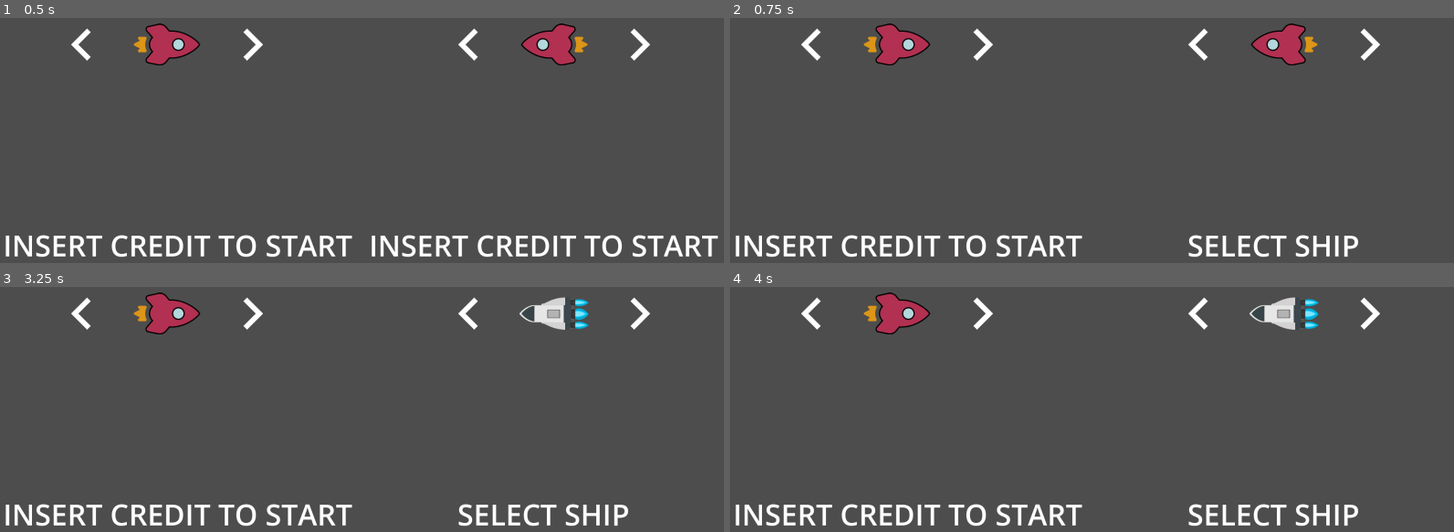
Above: before the commit, frames 1-4 (two rows, left to right).
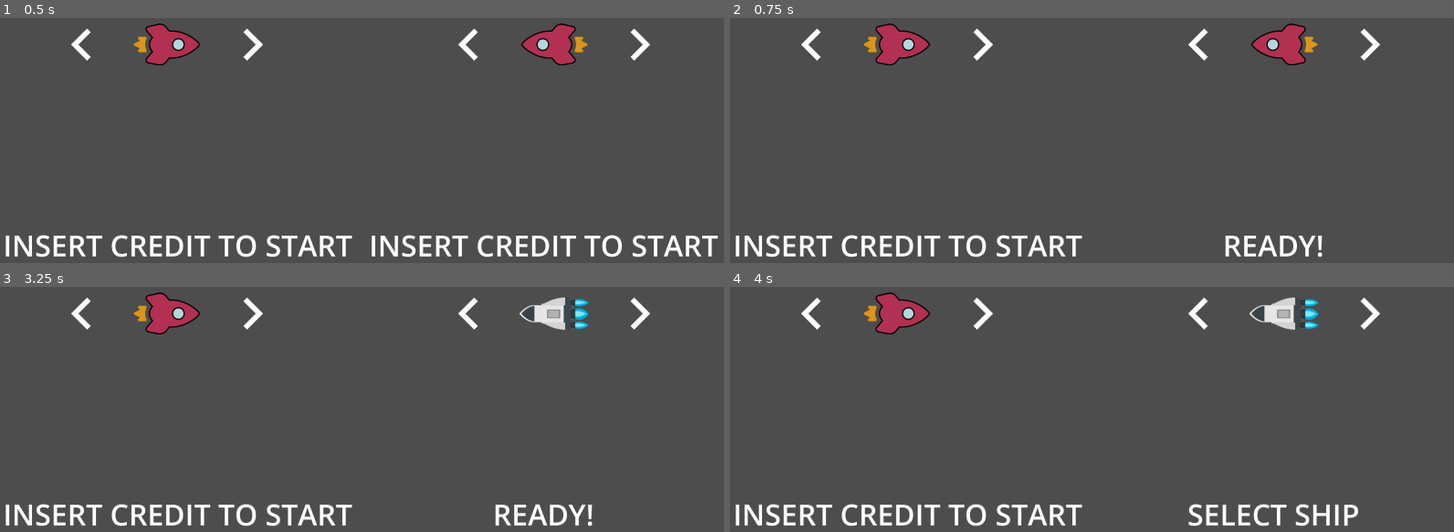
Above: after the commit, the same moments.

Repository: RajwolChapagain/Arcade-Game
Game: Godot game, scene res://UI/main_menu.tscn
The game is run twice, just before and just after one commit, with the same random seed, the same clock (stepped at 60 frames per second) and the same inputs. This scene is started directly instead of the project's main scene.
Inputs:
- Up to frame 1 (0.5 s): no input
- Up to frame 2 (0.75 s): tap Enter (p2_insert_coin, bound only after the commit) at 0.5 s; hold Up (p2_fire) from 0.53 s (still down)
- Up to frame 3 (3.25 s): tap Enter (p2_insert_coin, bound only after the commit) at 0.8, 1.35, 2 s; tap Space at 1.25, 2.75 s; release Up (p2_fire) at 1.28 s; tap A (p2_left) at 1.55 s; hold A (p2_left) 2.03-2.78 s; tap D (p2_right) at 2.3, 2.85 s; tap Up (p2_fire) at 3.05 s
- Up to frame 4 (4 s): tap Enter (p2_insert_coin, bound only after the commit) at 3.5, 3.8 s; hold Up (p2_fire) from 3.53 s (still down)

Frame 1 is identical in both runs. In frame 2, 1.2% of the frame differs, in the area x 63-87%, y 88-98%; in frame 3, 1.2%; in frame 4, nothing differs.

Commit message:
Disallow ship selection after being ready
Unless you insert another credit

Diff:
--- a/UI/main_menu.gd
+++ b/UI/main_menu.gd
@@ -21,16 +21,16 @@
 
 func _input(event):
 	if event.is_action_pressed("p1_left"):
-		if player1_inserted_coin:
+		if player1_inserted_coin and !player1_ready:
 			left_pointer -= 1
 	if event.is_action_pressed("p1_right"):
-		if player1_inserted_coin:
+		if player1_inserted_coin and !player1_ready:
 			left_pointer += 1
 	if event.is_action_pressed("p2_left"):
-		if player2_inserted_coin:
+		if player2_inserted_coin and !player2_ready:
 			right_pointer -= 1
 	if event.is_action_pressed("p2_right"):
-		if player2_inserted_coin:
+		if player2_inserted_coin and !player2_ready:
 			right_pointer += 1
 
 	if event.is_action_pressed("p1_insert_coin"):
@@ -39,8 +39,11 @@
 		on_player_insert_coin(2)
 
 	if event.is_action_pressed("p1_fire"):
-		if !player1_inserted_coin:
-			return
+		if player1_inserted_coin:
+			make_player_ready(1)
+	if event.is_action_pressed("p2_fire"):
+		if player2_inserted_coin:
+			make_player_ready(2)
 
 func set_sprite(player, sprite : Texture2D):
 	var ship_sprite = $Selection/LeftItems/LeftShip if player == 1 else $Selection/RightItems/RightShip
@@ -49,12 +52,18 @@
 func on_player_insert_coin(player):
 	if player == 1:
 		player1_inserted_coin = true
+		player1_ready = false
 	elif player == 2:
 		player2_inserted_coin = true
+		player2_ready = false
 
 	set_prompt(player, "SELECT SHIP")
 
 func make_player_ready(player):
+	if player == 1:
+		player1_ready = true
+	elif player == 2:
+		player1_ready = true
 	set_prompt(player, "READY!")
 
 func set_prompt(player, text):
--- a/main.tscn
+++ b/main.tscn
@@ -29,7 +29,6 @@
 zoom = Vector2(0.5, 0.5)
 
 [node name="HUD" parent="." instance=ExtResource("4_kn60h")]
-visible = false
 offset_left = -2000.0
 offset_top = -1500.0
 offset_right = 2000.0
--- a/project.godot
+++ b/project.godot
@@ -94,11 +94,11 @@
 }
 p1_insert_coin={
 "deadzone": 0.5,
-"events": [Object(InputEventJoypadButton,"resource_local_to_scene":false,"resource_name":"","device":-1,"button_index":0,"pressure":0.0,"pressed":true,"script":null)
+"events": [Object(InputEventJoypadButton,"resource_local_to_scene":false,"resource_name":"","device":-1,"button_index":3,"pressure":0.0,"pressed":true,"script":null)
 ]
 }
 p2_insert_coin={
 "deadzone": 0.5,
-"events": [Object(InputEventKey,"resource_local_to_scene":fa …(145 unchanged characters)… lse,"keycode":0,"physical_keycode":4194320,"key_label":0,"unicode":0,"echo":false,"script":null)
+"events": [Object(InputEventKey,"resource_local_to_scene":fa …(145 unchanged characters)… lse,"keycode":0,"physical_keycode":4194309,"key_label":0,"unicode":0,"echo":false,"script":null)
 ]
 }
